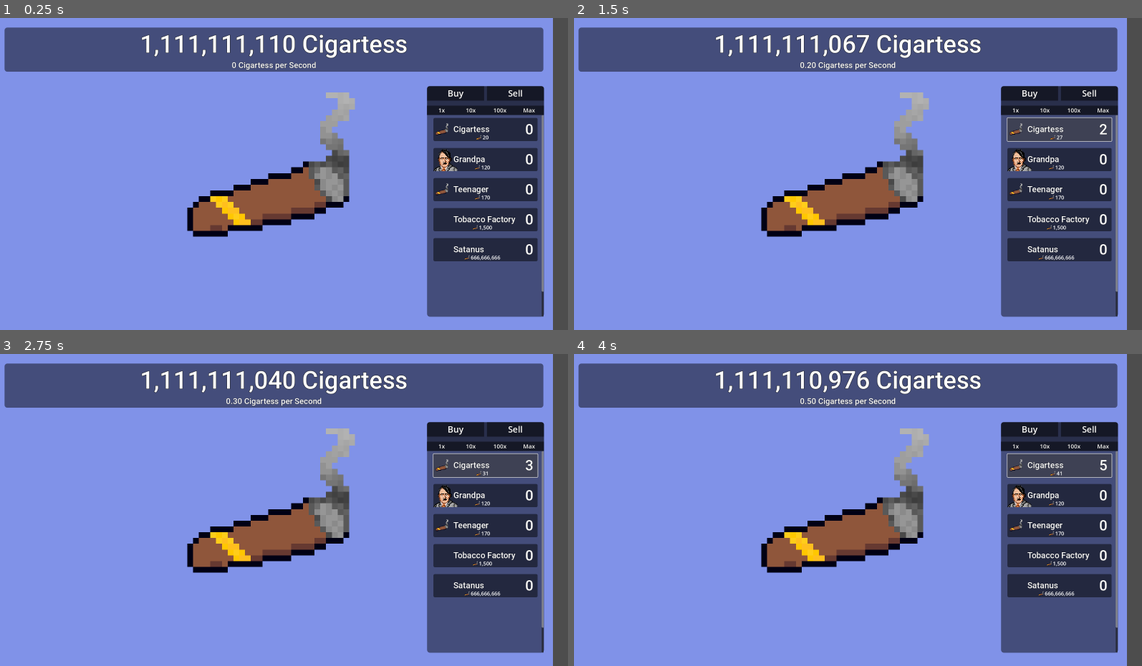
Above: before the commit, frames 1-4 (two rows, left to right).
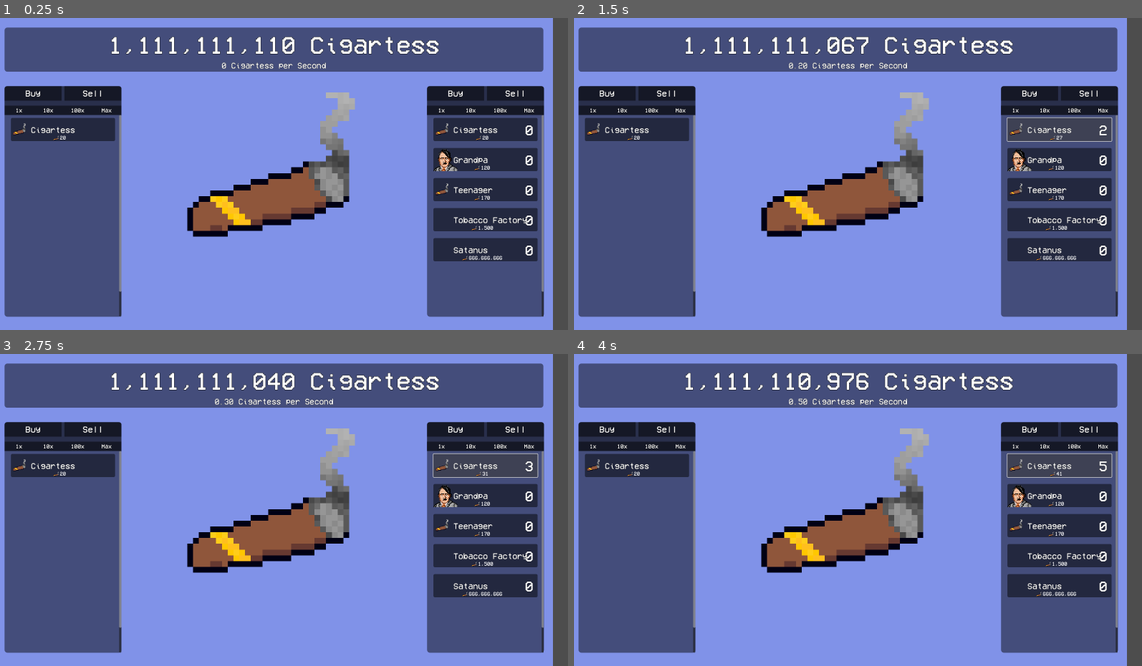
Above: after the commit, the same moments.

Repository: Fluiding/Cigartess-Clicker
Game: Godot game, scene res://scenes/main.tscn
Two runs of this game, one before a commit and one after it. Both use one fixed random seed, a clock stepped at 60 frames per second and the inputs below.
Inputs:
- Up to frame 1 (0.25 s): no input
- Up to frame 2 (1.5 s): click "20" at 0.5 s; click "23" at 1.25 s
- Up to frame 3 (2.75 s): click "27" at 2 s
- Up to frame 4 (4 s): click "31" at 2.75 s; click "35" at 3.5 s

The runs differ from the first frame. In frame 1, 18% of the frame differs, in the area x 0-95%, y 5-96%; in frame 2, 18%; in frame 3, 18%; in frame 4, 18%.
Error after the commit: Invalid access to property or key 'Nag Remover' on a base object of type 'Dictionary'. (res://scripts/ui.gd:48)

Commit message:
upgrades preview 1

Diff:
--- a/project.godot
+++ b/project.godot
@@ -19,6 +19,8 @@
 [autoload]
 
 global="*res://scripts/global.gd"
+shop="*res://scripts/shop.gd"
+upgrades="*res://scripts/upgrades.gd"
 
 [display]
 
--- a/scenes/ui.tscn
+++ b/scenes/ui.tscn
@@ -1,7 +1,7 @@
 [gd_scene load_steps=25 format=3 uid="uid://vln8togixap8"]
 
 [ext_resource type="Script" path="res://scripts/ui.gd" id="1_2xkxv"]
-[ext_resource type="FontFile" uid="uid://bvragp710v4bv" path="res://fonts/Roboto-Medium.ttf" id="2_qo3av"]
+[ext_resource type="FontFile" uid="uid://dygqvv31bsjpx" path="res://fonts/font32x32.ttf" id="2_i0w1d"]
 [ext_resource type="Texture2D" uid="uid://3hu3vmk03t78" path="res://assets/cigartess16x16.png" id="3_hmjym"]
 [ext_resource type="Texture2D" uid="uid://cyvgg7ess233c" path="res://assets/cigartess.png" id="3_xacjn"]
 [ext_resource type="Texture2D" uid="uid://dvbnojw0lbhch" path="res://assets/grandpa.png" id="4_gysb8"]
@@ -21,13 +21,13 @@
 corner_radius_bottom_left = 10
 
 [sub_resource type="LabelSettings" id="LabelSettings_rd676"]
-font = ExtResource("2_qo3av")
+font = ExtResource("2_i0w1d")
 font_size = 85
 outline_size = 4
 outline_color = Color(0, 0, 0, 1)
 
 [sub_resource type="LabelSettings" id="LabelSettings_1lid7"]
-font = ExtResource("2_qo3av")
+font = ExtResource("2_i0w1d")
 font_size = 28
 outline_size = 2
 outline_color = Color(0, 0, 0, 1)
@@ -42,16 +42,17 @@
 corner_radius_bottom_left = 5
 
 [sub_resource type="LabelSettings" id="LabelSettings_0k3y2"]
+font = ExtResource("2_i0w1d")
 font_size = 18
 
 [sub_resource type="LabelSettings" id="LabelSettings_uvd1v"]
-font = ExtResource("2_qo3av")
+font = ExtResource("2_i0w1d")
 font_size = 50
 outline_size = 2
 outline_color = Color(0, 0, 0, 1)
 
 [sub_resource type="LabelSettings" id="LabelSettings_xmd50"]
-font = ExtResource("2_qo3av")
+font = ExtResource("2_i0w1d")
 font_size = 29
 outline_size = 2
 outline_color = Color(0, 0, 0, 1)
@@ -66,6 +67,7 @@
 corner_radius_top_left = 9
 
 [sub_resource type="LabelSettings" id="LabelSettings_g2bxh"]
+font = ExtResource("2_i0w1d")
 font_size = 30
 outline_size = 2
 outline_color = Color(0, 0, 0, 1)
@@ -78,6 +80,7 @@
 bg_color = Color(0, 0, 0, 0.486275)
 
 [sub_resource type="LabelSettings" id="LabelSettings_xoblt"]
+font = ExtResource("2_i0w1d")
 font_size = 20
 outline_size = 2
 outline_color = Color(0, 0, 0, 1)
@@ -746,6 +749,254 @@
 stream = ExtResource("9_pcxfa")
 volume_db = 1.0
 max_polyphony = 999999999
+
+[node name="UpgradesBar" type="Panel" parent="."]
+layout_mode = 1
+anchors_preset = 6
+anchor_left = 1.0
+anchor_top = 0.5
+anchor_right = 1.0
+anchor_bottom = 0.5
+offset_left = -1895.0
+offset_top = -304.0
+offset_right = -1491.0
+offset_bottom = 494.0
+grow_horizontal = 0
+grow_vertical = 2
+theme_override_styles/panel = SubResource("StyleBoxFlat_46as1")
+
+[node name="UpgradesContainer" type="ScrollContainer" parent="UpgradesBar"]
+layout_mode = 1
+anchors_preset = 15
+anchor_right = 1.0
+anchor_bottom = 1.0
+offset_top = 100.0
+grow_horizontal = 2
+grow_vertical = 2
+
+[node name="UpgradesList" type="VBoxContainer" parent="UpgradesBar/UpgradesContainer"]
+unique_name_in_owner = true
+custom_minimum_size = Vector2(404, 798)
+layout_mode = 2
+
+[node name="minimized nag" type="CenterContainer" parent="UpgradesBar/UpgradesContainer/UpgradesList"]
+unique_name_in_owner = true
+custom_minimum_size = Vector2(0, 100)
+layout_mode = 2
+
+[node name="Button" type="Button" parent="UpgradesBar/UpgradesContainer/UpgradesList/minimized nag"]
+custom_minimum_size = Vector2(360, 80)
+layout_mode = 2
+theme = SubResource("Theme_ha1s8")
+theme_override_styles/normal = SubResource("StyleBoxFlat_nbiqx")
+
+[node name="Cost" type="Label" parent="UpgradesBar/UpgradesContainer/UpgradesList/minimized nag/Button"]
+layout_mode = 1
+anchors_preset = 7
+anchor_left = 0.5
+anchor_top = 1.0
+anchor_right = 0.5
+anchor_bottom = 1.0
+offset_left = -0.5
+offset_top = -23.0
+offset_right = 0.5
+grow_horizontal = 2
+grow_vertical = 0
+text = "20"
+label_settings = SubResource("LabelSettings_0k3y2")
+vertical_alignment = 1
+
+[node name="TextureRect" type="TextureRect" parent="UpgradesBar/UpgradesContainer/UpgradesList/minimized nag/Button/Cost"]
+texture_filter = 1
+layout_mode = 1
+anchors_preset = 4
+anchor_top = 0.5
+anchor_bottom = 0.5
+offset_left = -23.0
+offset_top = -10.0
+offset_right = -3.0
+offset_bottom = 10.0
+grow_vertical = 2
+texture = ExtResource("3_hmjym")
+
+[node name="Bought" type="Label" parent="UpgradesBar/UpgradesContainer/UpgradesList/minimized nag/Button"]
+layout_mode = 0
+offset_left = 15.0
+offset_right = 345.0
+offset_bottom = 80.0
+label_settings = SubResource("LabelSettings_uvd1v")
+horizontal_alignment = 2
+vertical_alignment = 1
+
+[node name="Title" type="Label" parent="UpgradesBar/UpgradesContainer/UpgradesList/minimized nag/Button"]
+layout_mode = 0
+offset_left = 69.0
+offset_right = 359.0
+offset_bottom = 80.0
+text = "Cigartess"
+label_settings = SubResource("LabelSettings_xmd50")
+vertical_alignment = 1
+
+[node name="Image" type="TextureRect" parent="UpgradesBar/UpgradesContainer/UpgradesList/minimized nag/Button"]
+texture_filter = 1
+layout_mode = 1
+anchors_preset = 4
+anchor_top = 0.5
+anchor_bottom = 0.5
+offset_left = 5.0
+offset_top = -25.0
+offset_right = 55.0
+offset_bottom = 25.0
+grow_vertical = 2
+texture = ExtResource("3_xacjn")
+
+[node name="ShopOptions" type="Panel" parent="UpgradesBar"]
+layout_mode = 1
+anchors_preset = -1
+anchor_right = 1.0
+anchor_bottom = 0.125313
+theme_override_styles/panel = SubResource("StyleBoxFlat_c1vfk")
+metadata/_edit_use_anchors_ = true
+
+[node name="Buy" type="Button" parent="UpgradesBar/ShopOptions"]
+layout_mode = 1
+anchors_preset = 15
+anchor_right = 1.0
+anchor_bottom = 1.0
+offset_right = -207.0
+offset_bottom = -50.0
+grow_horizontal = 2
+grow_vertical = 2
+theme_override_styles/normal = SubResource("StyleBoxFlat_ot1uq")
+
+[node name="Label" type="Label" parent="UpgradesBar/ShopOptions/Buy"]
+layout_mode = 1
+anchors_preset = 15
+anchor_right = 1.0
+anchor_bottom = 1.0
+grow_horizontal = 2
+grow_vertical = 2
+text = "Buy"
+label_settings = SubResource("LabelSettings_g2bxh")
+horizontal_alignment = 1
+vertical_alignment = 1
+
+[node name="Sell" type="Button" parent="UpgradesBar/ShopOptions"]
+layout_mode = 1
+anchors_preset = 15
+anchor_right = 1.0
+anchor_bottom = 1.0
+offset_left = 207.0
+offset_bottom = -50.0
+grow_horizontal = 2
+grow_vertical = 2
+theme_override_styles/normal = SubResource("StyleBoxFlat_8g3t3")
+
+[node name="Label" type="Label" parent="UpgradesBar/ShopOptions/Sell"]
+layout_mode = 1
+anchors_preset = 15
+anchor_right = 1.0
+anchor_bottom = 1.0
+grow_horizontal = 2
+grow_vertical = 2
+text = "Sell"
+label_settings = SubResource("LabelSettings_g2bxh")
+horizontal_alignment = 1
+vertical_alignment = 1
+
+[node name="x1" type="Button" parent="UpgradesBar/ShopOptions"]
+layout_mode = 1
+anchors_preset = 15
+anchor_right = 1.0
+anchor_bottom = 1.0
+offset_top = 67.0
+offset_right = -303.0
+grow_horizontal = 2
+grow_vertical = 2
+theme_override_styles/normal = SubResource("StyleBoxFlat_j8h42")
+
+[node name="Label" type="Label" parent="UpgradesBar/ShopOptions/x1"]
+layout_mode = 1
+anchors_preset = 15
+anchor_right = 1.0
+anchor_bottom = 1.0
+grow_horizontal = 2
+grow_vertical = 2
+text = "1x"
+label_settings = SubResource("LabelSettings_xoblt")
+horizontal_alignment = 1
+vertical_alignment = 1
+
+[node name="x10" type="Button" parent="UpgradesBar/ShopOptions"]
+layout_mode = 1
+anchors_preset = 15
+anchor_right = 1.0
+anchor_bottom = 1.0
+offset_left = 101.0
+offset_top = 67.0
+offset_right = -202.0
+grow_horizontal = 2
+grow_vertical = 2
+theme_override_styles/normal = SubResource("StyleBoxFlat_j8h42")
+
+[node name="Label" type="Label" parent="UpgradesBar/ShopOptions/x10"]
+layout_mode = 1
+anchors_preset = 15
+anchor_right = 1.0
+anchor_bottom = 1.0
+grow_horizontal = 2
+grow_vertical = 2
+text = "10x"
+label_settings = SubResource("LabelSettings_xoblt")
+horizontal_alignment = 1
+vertical_alignment = 1
+
+[node name="x100" type="Button" parent="UpgradesBar/ShopOptions"]
+layout_mode = 1
+anchors_preset = 15
+anchor_right = 1.0
+anchor_bottom = 1.0
+offset_left = 202.0
+offset_top = 67.0
+offset_right = -101.0
+grow_horizontal = 2
+grow_vertical = 2
+theme_override_styles/normal = SubResource("StyleBoxFlat_j8h42")
+
+[node name="Label" type="Label" parent="UpgradesBar/ShopOptions/x100"]
+layout_mode = 1
+anchors_preset = 15
+anchor_right = 1.0
+anchor_bottom = 1.0
+grow_horizontal = 2
+grow_vertical = 2
+text = "100x"
+label_settings = SubResource("LabelSettings_xoblt")
+horizontal_alignment = 1
+vertical_alignment = 1
+
+[node name="max" type="Button" parent="UpgradesBar/ShopOptions"]
+layout_mode = 1
+anchors_preset = 15
+anchor_right = 1.0
+anchor_bottom = 1.0
+offset_left = 303.0
+offset_top = 67.0
+grow_horizontal = 2
+grow_vertical = 2
+theme_override_styles/normal = SubResource("StyleBoxFlat_j8h42")
+
+[node name="Label" type="Label" parent="UpgradesBar/ShopOptions/max"]
+layout_mode = 1
+anchors_preset = 15
+anchor_right = 1.0
+anchor_bottom = 1.0
+grow_horizontal = 2
+grow_vertical = 2
+text = "Max"
+label_settings = SubResource("LabelSettings_xoblt")
+horizontal_alignment = 1
+vertical_alignment = 1
 
 [connection signal="button_down" from="ShopBar/ShopOptions/Buy" to="." method="click_sound"]
 [connection signal="button_down" from="ShopBar/ShopOptions/Buy" to="." method="set_sell_mode" binds= [false]]
@@ -765,3 +1016,21 @@
 [connection signal="button_down" from="ShopBar/ShopOptions/max" to="." method="click_sound"]
 [connection signal="button_down" from="ShopBar/ShopOptions/max" to="." method="set_buy_mult" binds= [0]]
 [connection signal="mouse_entered" from="ShopBar/ShopOptions/max" to="." method="hover_sound"]
+[connection signal="button_down" from="UpgradesBar/ShopOptions/Buy" to="." method="click_sound"]
+[connection signal="button_down" from="UpgradesBar/ShopOptions/Buy" to="." method="set_sell_mode" binds= [false]]
+[connection signal="mouse_entered" from="UpgradesBar/ShopOptions/Buy" to="." method="hover_sound"]
+[connection signal="button_down" from="UpgradesBar/ShopOptions/Sell" to="." method="click_sound"]
+[connection signal="button_down" from="UpgradesBar/ShopOptions/Sell" to="." method="set_sell_mode" binds= [true]]
+[connection signal="mouse_entered" from="UpgradesBar/ShopOptions/Sell" to="." method="hover_sound"]
+[connection signal="button_down" from="UpgradesBar/ShopOptions/x1" to="." method="click_sound"]
+[connection signal="button_down" from="UpgradesBar/ShopOptions/x1" to="." method="set_buy_mult" binds= [1]]
+[connection signal="mouse_entered" from="UpgradesBar/ShopOptions/x1" to="." method="hover_sound"]
+[connection signal="button_down" from="UpgradesBar/ShopOptions/x10" to="." method="click_sound"]
+[connection signal="button_down" from="UpgradesBar/ShopOptions/x10" to="." method="set_buy_mult" binds= [10]]
+[connection signal="mouse_entered" from="UpgradesBar/ShopOptions/x10" to="." method="hover_sound"]
+[connection signal="button_down" from="UpgradesBar/ShopOptions/x100" to="." method="click_sound"]
+[connection signal="button_down" from="UpgradesBar/ShopOptions/x100" to="." method="set_buy_mult" binds= [100]]
+[connection signal="mouse_entered" from="UpgradesBar/ShopOptions/x100" to="." method="hover_sound"]
+[connection signal="button_down" from="UpgradesBar/ShopOptions/max" to="." method="click_sound"]
+[connection signal="button_down" from="UpgradesBar/ShopOptions/max" to="." method="set_buy_mult" binds= [0]]
+[connection signal="mouse_entered" from="UpgradesBar/ShopOptions/max" to="." method="hover_sound"]
--- a/scripts/global.gd
+++ b/scripts/global.gd
@@ -22,80 +22,20 @@
 	cigartess += amount
 
 func update_data():
+	var d = buildings_data
 	for i in buildings:
-		buildings[i]["cost"] = ceil(buildings[i]["base_cost"] * 1.15 ** buildings_data[i]["amount_owned"])
+		buildings[i]["cost"] = ceil(buildings[i]["base_cost"] * 1.15 ** d[i]["amount_owned"])
 
-	cps = buildings_data["Cigartess"]["amount_owned"] * 0.1
-	cps += buildings_data["Grandpa"]["amount_owned"]
-	cps += buildings_data["Tobacco Factory"]["amount_owned"] * 10
-	cps -= cps / 100 * buildings_data["Teenager"]["amount_owned"]
+	cps = d["Cigartess"]["amount_owned"] * 0.1 * d["Cigartess"]["multiplier"]
+	cps += d["Grandpa"]["amount_owned"] * 1 * d["Cigartess"]["multiplier"]
+	cps += d["Tobacco Factory"]["amount_owned"] * 10 * d["Cigartess"]["multiplier"]
+	cps -= cps / 100 * d["Teenager"]["amount_owned"] * 1 * d["Cigartess"]["multiplier"]
 
-	click_mult *= 1 + (0.97 * 0.97 ** buildings_data["Teenager"]["amount_owned"]) / 20
+	click_mult *= 1 + (0.97 * 0.97 ** d["Teenager"]["amount_owned"]) / 20
 	click_mult = clampf(click_mult, 1.0 / HUGE, 5)
 
-	if buildings_data["Satanus"]["amount_owned"] > 0 and buildings_data["Jesús"]["amount_owned"] == 0:
+	if d["Satanus"]["amount_owned"] > 0 and d["Jesús"]["amount_owned"] == 0:
 		cps = 0
-
-func get_total_cost(building, start, end) -> float:
-	var total_cost := 0.0
-
-	for i in range(start + 1, end + 1):
-		var term = (buildings[building]["base_cost"] * 1.15 ** i) / 1.15
-		total_cost += term
-
-	return total_cost
-
-func get_building_cost(building, amount, buy_max):
-	var b_stats = buildings[building]
-	var b_data = buildings_data[building]
-	var total_cost := 0.0
-
-	if buy_max:
-		amount = 0
-		for i in range(1, 65536):
-
-			var amount_to_add = (b_stats["cost"] * 1.15 ** i) / 1.15
-			if total_cost + amount_to_add > cigartess:
-				if i == 1:
-					total_cost = b_data["amount_owned"]
-				break
-
-			total_cost += amount_to_add
-			amount = i
-
-	else:
-		total_cost = get_total_cost(building, b_data["amount_owned"], b_data["amount_owned"] + amount)
-
-	if building == "Satanus" or building == "Jesús":
-		total_cost = b_stats["cost"]
-
-	return {"cost": total_cost, "amount": amount}
-
-func buy_building(building, amount, buy_max) -> bool:
-	var total_cost = get_building_cost(building, amount, buy_max)
-	if total_cost["amount"] == 0 or cigartess < total_cost["cost"]:
-			return false
-
-	cigartess -= total_cost["cost"]
-	buildings_data[building]["amount_owned"] += total_cost["amount"]
-
-	update_data()
-	return true
-
-func sell_building(building, amount, sell_max, return_cigartess = true) -> bool:
-	var amount_owned = buildings_data[building]["amount_owned"]
-
-	if !sell_max && amount_owned - amount < 0:
-		return false
-	if sell_max:
-		amount = amount_owned
-
-	if return_cigartess:
-		cigartess += get_total_cost(building, amount_owned - amount, amount_owned) / 2
-
-	buildings_data[building]["amount_owned"] -= amount
-	update_data()
-	return true
 
 func save_game():
 	var save_data = {
@@ -120,7 +60,7 @@
 
 func _init():
 	for i in buildings:
-		buildings_data[i] = {"amount_owned": 0}
+		buildings_data[i] = {"amount_owned": 0,  "multiplier": 1}
 
 	load_game()
 	time = Time.get_ticks_msec()
--- /dev/null
+++ b/scripts/shop.gd
@@ -0,0 +1,62 @@
+extends Node
+
+func get_total_cost(building, start, end) -> float:
+	var total_cost := 0.0
+
+	for i in range(start + 1, end + 1):
+		var term = (global.buildings[building]["base_cost"] * 1.15 ** i) / 1.15
+		total_cost += term
+
+	return total_cost
+
+func get_building_cost(building, amount, buy_max):
+	var b_stats = global.buildings[building]
+	var b_data = global.buildings_data[building]
+	var total_cost := 0.0
+
+	if buy_max:
+		amount = 0
+		for i in range(1, 65536):
+
+			var amount_to_add = (b_stats["cost"] * 1.15 ** i) / 1.15
+			if total_cost + amount_to_add > global.cigartess:
+				if i == 1:
+					total_cost = b_data["amount_owned"]
+				break
+
+			total_cost += amount_to_add
+			amount = i
+
+	else:
+		total_cost = get_total_cost(building, b_data["amount_owned"], b_data["amount_owned"] + amount)
+
+	if building == "Satanus" or building == "Jesús":
+		total_cost = b_stats["cost"]
+
+	return {"cost": total_cost, "amount": amount}
+
+func buy_building(building, amount, buy_max) -> bool:
+	var total_cost = get_building_cost(building, amount, buy_max)
+	if total_cost["amount"] == 0 or global.cigartess < total_cost["cost"]:
+			return false
+
+	global.cigartess -= total_cost["cost"]
+	global.buildings_data[building]["amount_owned"] += total_cost["amount"]
+
+	global.update_data()
+	return true
+
+func sell_building(building, amount, sell_max, return_cigartess = true) -> bool:
+	var amount_owned = global.buildings_data[building]["amount_owned"]
+
+	if !sell_max && amount_owned - amount < 0:
+		return false
+	if sell_max:
+		amount = amount_owned
+
+	if return_cigartess:
+		global.cigartess += get_total_cost(building, amount_owned - amount, amount_owned) / 2
+
+	global.buildings_data[building]["amount_owned"] -= amount
+	global.update_data()
+	return true
--- a/scripts/ui.gd
+++ b/scripts/ui.gd
@@ -19,12 +19,12 @@
 	return str_value
 
 func _ready():
+	var building_nodes := %ShopList.get_children()
+	var upgrades_nodes := %UpgradesList.get_children()
+	var index: int
 
-
-	var building_nodes  := %ShopList.get_children()
-	var index = 0
+	index = 0
 	for i in global.buildings:
-
 		var b_node = "%" + i + "/Button"
 		building_nodes[index].name = i
 		index += 1
@@ -39,12 +39,28 @@
 		%Satanus/Button.disabled = true
 		%Jesús.visible = true
 
+	index = 0
+	for i in upgrades.upgrades_cost:
+		var b_node = "%" + i + "/Button"
+		upgrades_nodes[index].name = i
+		index += 1
+
+		get_node(b_node + "/Bought").visible = upgrades.upgrades_bought[i]
+		get_node(b_node + "/Title").text = i
+		get_node(b_node + "/Cost").text = thousands_sep(upgrades.upgrades_cost[i])
+		get_node(b_node).button_down.connect(buy_upgrade.bind(i))
+		get_node(b_node).button_down.connect(click_sound)
+		get_node(b_node).mouse_entered.connect(hover_sound)
+
 func _process(_delta):
 	%cigartess.text = thousands_sep(floor(global.cigartess)) + " Cigartess"
 	%cps.text = thousands_sep("%.2f" % global.cps).replace(".00", "") + " Cigartess per Second"
 
 func hover_sound(): $HoverSound.play()
 func click_sound(): $ClickSound.play()
+
+func buy_upgrade(building):
+	upgrades.buy_upgrade(building)
 
 func handle_building(building):
 	if sell_mode:
@@ -53,7 +69,7 @@
 		buy_building(building)
 
 func buy_building(building):
-	if !global.buy_building(building, buy_mult, buy_max):
+	if !shop.buy_building(building, buy_mult, buy_max):
 		return
 
 	$BuySound.play()
@@ -61,8 +77,8 @@
 	get_node(b_node + "/AmountOwned").text = thousands_sep(global.buildings_data[building]["amount_owned"])
 
 	if building == "Jesús":
-		global.sell_building("Satanus", 0, true, false)
-		global.sell_building("Jesús", 0, true, false)
+		shop.sell_building("Satanus", 0, true, false)
+		shop.sell_building("Jesús", 0, true, false)
 		%Satanus/Button/AmountOwned.text = "0"
 		%Satanus/Button.disabled = false
 		%Jesús.visible = false
@@ -75,7 +91,7 @@
 	get_node(b_node + "/Cost").text = thousands_sep(global.buildings[building]["cost"])
 
 func sell_building(building):
-	if !global.sell_building(building, buy_mult, buy_max):
+	if !shop.sell_building(building, buy_mult, buy_max):
 		return
 	$SellSound.play()
 
@@ -98,5 +114,5 @@
 
 	for i in %ShopList.get_children():
 		var cost_label = get_node("%" + i.name + "/Button/Cost")
-		var cost = global.get_building_cost(i.name, buy_mult, buy_max)["cost"]
+		var cost = shop.get_building_cost(i.name, buy_mult, buy_max)["cost"]
 		cost_label.text = thousands_sep(("%.2f" % cost).replace(".00", ""))
--- /dev/null
+++ b/scripts/upgrades.gd
@@ -0,0 +1,19 @@
+extends Node
+
+const upgrades_cost := {
+	"Nag Remover": 1000, # Boosts grenpa by 2x
+	"Meth": 1500, # Boosts cigartess clicks by 2x
+}
+var upgrades_bought = {}
+
+func buy_upgrade(upgrade) -> bool:
+	if upgrades_bought[upgrade] or upgrades_cost[upgrade] > global.cigartess:
+		return false
+
+	upgrades_bought[upgrade] = true
+	if upgrade == "Nag Remover":
+		global.buildings_data["Grandpa"]["multiplier"] *= 2
+	if upgrade == "Meth":
+		global.click_mult *= 2
+
+	return true
Binary file added: fonts/font32x32.ttf
Not shown, added: fonts/font32x32.ttf.import
Not shown: 1 places in save.tscn that only renumber resources
